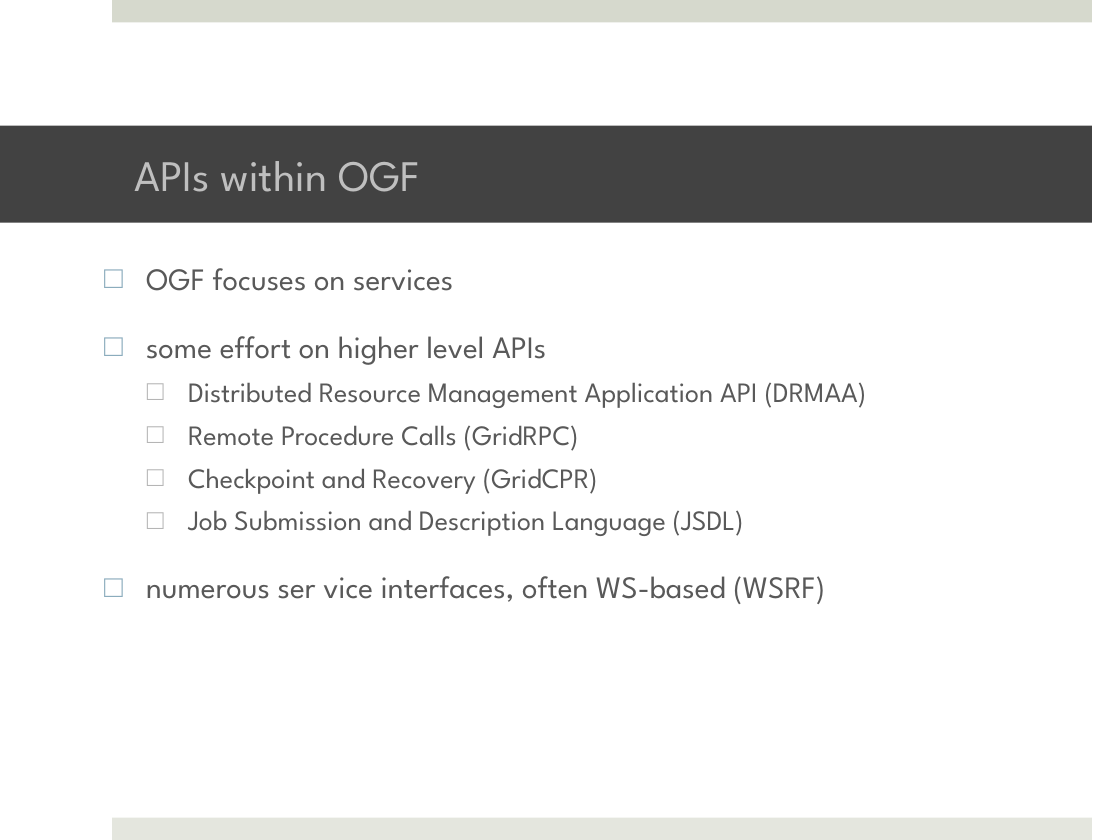
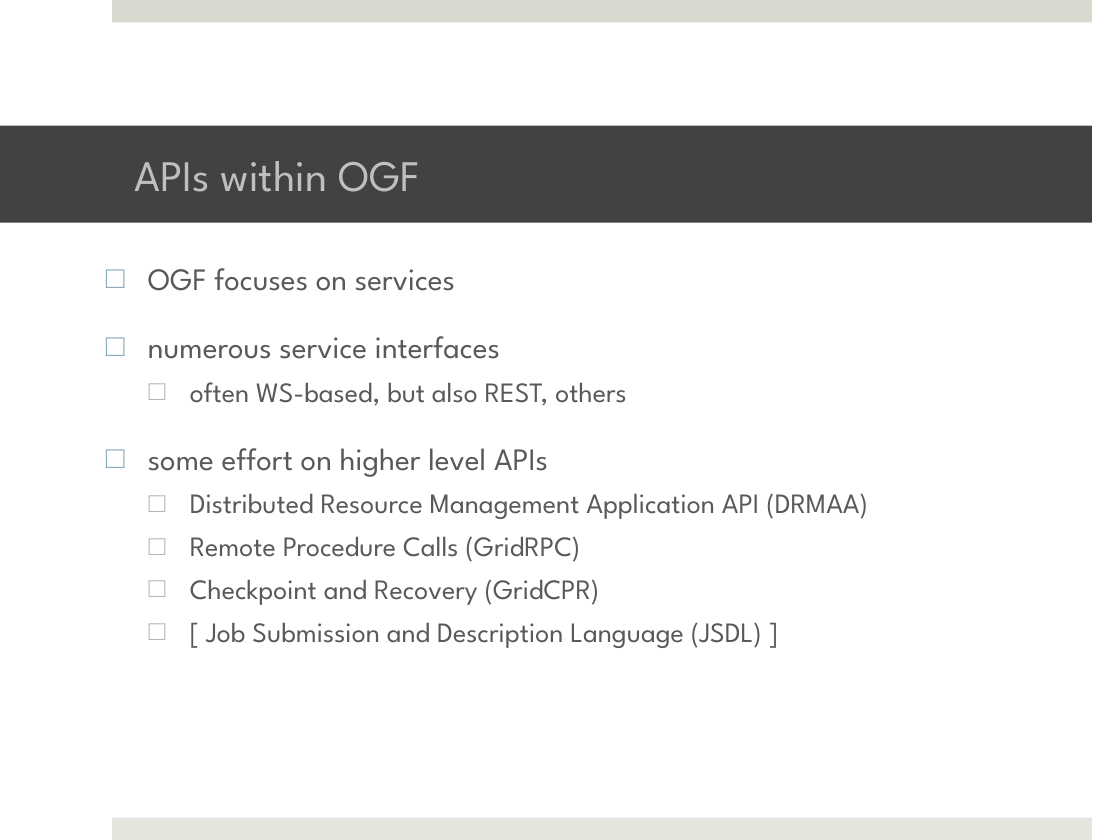
Before and after one commit to saga-project/saga-cpp-legacy-projects, a slide deck: slide 6 of tutorial/EGI-2011/02_api3.pptx. Drawn at 1120x840 pixels with LibreOffice and Linux fonts; fonts in the diff are those of the drawing; background and template pictures are left out. Boxes give left, top, right and bottom in pixels: in the first picture for what was removed or moved away, otherwise in the second. Text is boxed around its words. In the diff, an @@ line names an element or a change of style, - is before the commit and + after.

```diff
--- a/tutorial/EGI-2011/02_api3.pptx
+++ b/tutorial/EGI-2011/02_api3.pptx
@@ text at <box>148,336,626,405</box>: paragraphs added @@
+□ numerous service interfaces
+  □ often WS-based, but also REST, others
@@ text at <box>206,622,762,648</box>: text changed; size 20 to 18 pt @@
-  □ Job Submission and Description Language (JSDL)
-□ numerous ser vice interfaces, often WS-based (WSRF)
+  □ [ Job Submission and Description Language (JSDL) ]
```
Also in this commit, not shown: 8 other slides changed, 1 slide removed, 4 other files.
